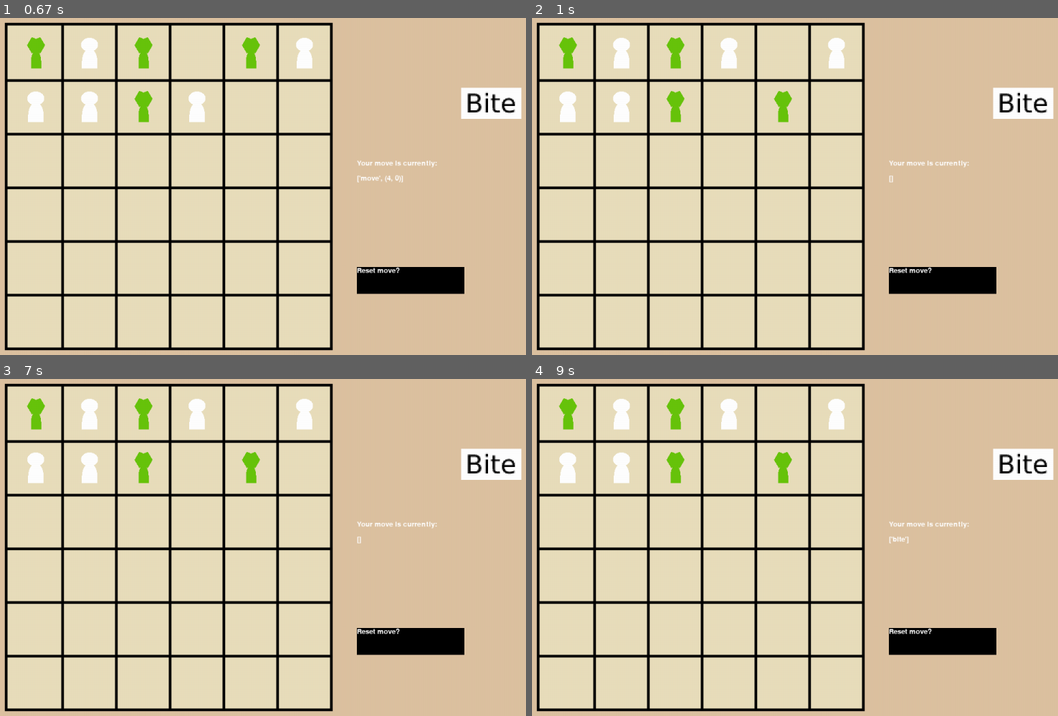
Above: before the commit, frames 1-4 (two rows, left to right).
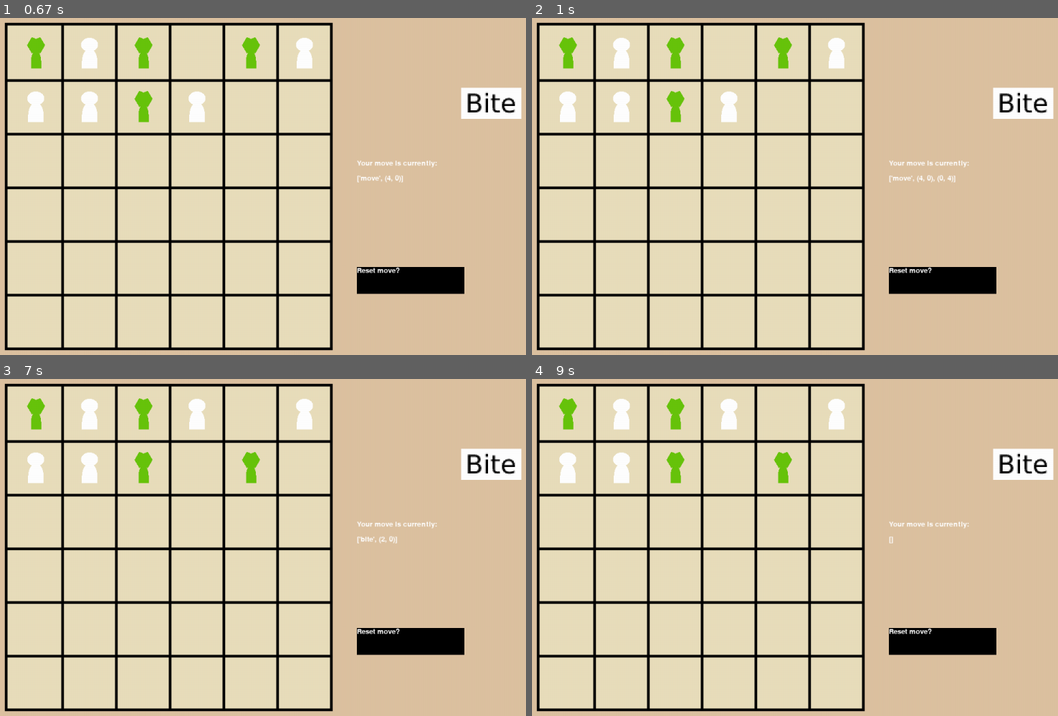
Above: after the commit, the same moments.

Repository: RonaldKroening/SGAI-Outbreak
Game: pygame game, started from SGAI_MK3/main.py
Two runs of this game, one before a commit and one after it. Both use one fixed random seed, a clock stepped at 60 frames per second and the inputs below.
Inputs (mouse positions are in pixels of both pictures, inside the frame that each line leads up to):
- Up to frame 1 (0.67 s): press the mouse at (489, 105) at 0.37 s; move the mouse to (357, 75) at 0.47 s; release the mouse at (220, 41) at 0.6 s
- Up to frame 2 (1 s): press the mouse at (1021, 105) at 0.7 s; move the mouse to (789, 193) at 0.8 s; release the mouse at (553, 284) at 0.93 s
- Up to frame 3 (7 s): press the mouse at (489, 466) at 1.03 s; move the mouse to (268, 517) at 1.13 s; release the mouse at (47, 571) at 1.27 s; press the mouse at (410, 641) at 2.87 s; move the mouse to (226, 534) at 2.97 s; release the mouse at (42, 426) at 3.1 s; press the mouse at (410, 641) at 3.2 s; move the mouse to (362, 550) at 3.3 s; release the mouse at (310, 459) at 3.43 s; press the mouse at (410, 641) at 5.03 s; move the mouse to (241, 510) at 5.13 s; release the mouse at (68, 382) at 5.27 s; press the mouse at (489, 466) at 5.37 s; move the mouse to (478, 416) at 5.47 s; release the mouse at (outside the picture) at 5.6 s; press the mouse at (410, 641) at 5.7 s; move the mouse to (436, 611) at 5.8 s; release the mouse at (462, 584) at 5.93 s; press the mouse at (410, 641) at 6.03 s; move the mouse to (426, 560) at 6.13 s; release the mouse at (441, 476) at 6.27 s; press the mouse at (410, 641) at 6.37 s; move the mouse to (420, 560) at 6.47 s; release the mouse at (436, 483) at 6.6 s; press the mouse at (410, 641) at 6.7 s; move the mouse to (273, 534) at 6.8 s; release the mouse at (136, 426) at 6.93 s
- Up to frame 4 (9 s): press the mouse at (1021, 466) at 7.03 s; move the mouse to (921, 463) at 7.13 s; release the mouse at (816, 456) at 7.27 s; press the mouse at (942, 641) at 7.37 s; move the mouse to (894, 604) at 7.47 s; release the mouse at (842, 571) at 7.6 s; press the mouse at (942, 641) at 7.7 s; move the mouse to (873, 655) at 7.8 s; release the mouse at (800, 665) at 7.93 s; press the mouse at (1021, 466) at 8.03 s; move the mouse to (873, 503) at 8.13 s; release the mouse at (721, 540) at 8.27 s; press the mouse at (1021, 466) at 8.37 s; move the mouse to (1000, 571) at 8.47 s; release the mouse at (979, 678) at 8.6 s; press the mouse at (942, 641) at 8.7 s; move the mouse to (963, 534) at 8.8 s; release the mouse at (984, 429) at 8.93 s

Frame 1 is identical in both runs. In frame 2, 1.0% of the frame differs, in the area x 35-81%, y 5-49%; in frame 3, less than 0.1%; in frame 4, less than 0.1%.

Commit message:
wait a little when human plays

Diff:
--- a/SGAI_MK3/PygameFunctions.py
+++ b/SGAI_MK3/PygameFunctions.py
@@ -200,6 +200,10 @@
     screen.fill(BACKGROUND)
     screen.blit(
         font.render("You win!", True, WHITE),
+        (500, 350),
+    )
+    screen.blit(
+        font.render("There were no possible moves for the computer.", True, WHITE),
         (500, 400),
     )
     pygame.display.update()
@@ -215,6 +219,10 @@
     screen.fill(BACKGROUND)
     screen.blit(
         font.render("You lose!", True, WHITE),
+        (500, 350),
+    )
+    screen.blit(
+        font.render("You had no possible moves...", True, WHITE),
         (500, 400),
     )
     pygame.display.update()
--- a/SGAI_MK3/main.py
+++ b/SGAI_MK3/main.py
@@ -28,63 +28,66 @@
     P = PF.run(GameBoard)
 
     if SELF_PLAY:
-        if not GameBoard.containsPerson(False):
-            PF.display_lose_screen()
-            running = False
-            continue
-        # Event Handling
-        for event in P:
-            if event.type == pygame.MOUSEBUTTONUP:
-                x, y = pygame.mouse.get_pos()
-                action = PF.get_action(GameBoard, x, y)
-                if action == "heal" or action == "bite":
-                    # only allow healing by itself (prevents things like ['move', (4, 1), 'heal'])
-                    if len(take_action) == 0:
-                        take_action.append(action)
-                elif action == "reset move":
-                    take_action = []
-                elif action is not None:
-                    idx = GameBoard.toIndex(action)
-                    # action is a coordinate
-                    if idx < (GameBoard.rows * GameBoard.columns) and idx > -1:
-                        if "move" not in take_action and len(take_action) == 0:
-                            # make sure that the space is not an empty space or a space of the opposite team
-                            # since cannot start a move from those invalid spaces
-                            if (
-                                GameBoard.States[idx].person is not None
-                                and GameBoard.States[idx].person.isZombie
-                                == ROLE_TO_ROLE_BOOLEAN[player_role]
-                            ):
-                                take_action.append("move")
-                            else:
-                                continue
-
-                        # don't allow duplicate cells
-                        if action not in take_action:
+        if not playerMoved:
+            if not GameBoard.containsPerson(False):
+                PF.display_lose_screen()
+                running = False
+                continue
+            # Event Handling
+            for event in P:
+                if event.type == pygame.MOUSEBUTTONUP:
+                    x, y = pygame.mouse.get_pos()
+                    action = PF.get_action(GameBoard, x, y)
+                    if action == "heal" or action == "bite":
+                        # only allow healing by itself (prevents things like ['move', (4, 1), 'heal'])
+                        if len(take_action) == 0:
                             take_action.append(action)
-            if event.type == pygame.QUIT:
-                running = False
-
-        PF.display_cur_move(take_action)
-
-        # Action handling
-        if len(take_action) > 1:
-            if take_action[0] == "move":
-                if len(take_action) > 2:
-                    directionToMove = PF.direction(take_action[1], take_action[2])
-                    result = GameBoard.actionToFunction[directionToMove](take_action[1])
+                    elif action == "reset move":
+                        take_action = []
+                    elif action is not None:
+                        idx = GameBoard.toIndex(action)
+                        # action is a coordinate
+                        if idx < (GameBoard.rows * GameBoard.columns) and idx > -1:
+                            if "move" not in take_action and len(take_action) == 0:
+                                # make sure that the space is not an empty space or a space of the opposite team
+                                # since cannot start a move from those invalid spaces
+                                if (
+                                    GameBoard.States[idx].person is not None
+                                    and GameBoard.States[idx].person.isZombie
+                                    == ROLE_TO_ROLE_BOOLEAN[player_role]
+                                ):
+                                    take_action.append("move")
+                                else:
+                                    continue
+
+                            # don't allow duplicate cells
+                            if action not in take_action:
+                                take_action.append(action)
+                if event.type == pygame.QUIT:
+                    running = False
+
+            PF.display_cur_move(take_action)
+
+            # Action handling
+            if len(take_action) > 1:
+                if take_action[0] == "move":
+                    if len(take_action) > 2:
+                        directionToMove = PF.direction(take_action[1], take_action[2])
+                        result = GameBoard.actionToFunction[directionToMove](
+                            take_action[1]
+                        )
+                        if result[0] is not False:
+                            playerMoved = True
+                        take_action = []
+
+                elif take_action[0] == "heal" or take_action[0] == "bite":
+                    result = GameBoard.actionToFunction[take_action[0]](take_action[1])
                     if result[0] is not False:
                         playerMoved = True
                     take_action = []
 
-            elif take_action[0] == "heal" or take_action[0] == "bite":
-                result = GameBoard.actionToFunction[take_action[0]](take_action[1])
-                if result[0] is not False:
-                    playerMoved = True
-                take_action = []
-
         # Computer turn
-        if playerMoved:
+        else:
             playerMoved = False
             take_action = []
 
@@ -119,6 +122,7 @@
 
         # Update the display
         pygame.display.update()
+        pygame.time.wait(75)
 
     else:
         if epochs_ran % 100 == 0:
